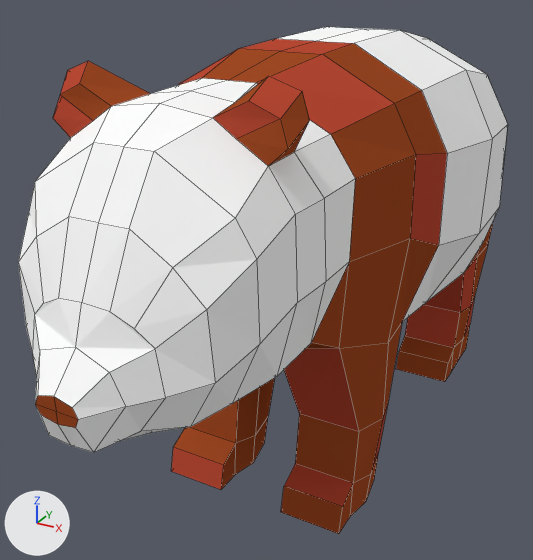
Before and after pictures for a commit that changed the Blender file models/blends/pandas/panda_walk.blend.
One viewpoint serves both versions: a 50 mm lens placed at (7.51, -16.52, 12.64), pointed at (-0.85, -1.32, 5.04). The axes (+X, +Y, +Z) are drawn at lower left. The lights are the same throughout. Mesh edges are drawn as thin lines.

The older version as bpy lines, for what is in view:
```python
me_cube_001 = bpy.data.meshes.new('Cube.001')
me_cube_001.from_pydata(...)  # 320 vertices, 318 faces; spans x -3.6..3.6, y -9.0..9.0, z -5.3..5.5
# faces by material slot: [164, 128, 26]
me_cube_001.materials.append(mat_white)  # white #ffffff
me_cube_001.materials.append(mat_red)  # brown #a04a24
me_cube_001.materials.append(mat_reddish)  # red #b94a34
ob_panda = bpy.data.objects.new('panda', me_cube_001)
ob_panda.location = (0.0, -0.59, 5.4)
```
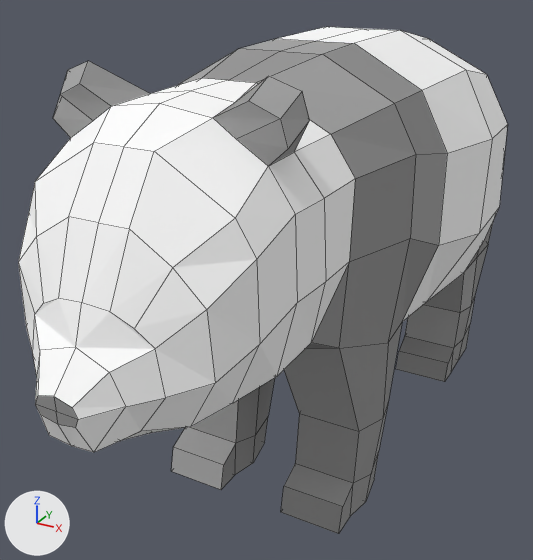
Boxes (x1, y1, x2, y2) around the edits, measured in the pictures (533 x 560 px):
part 1 of me_cube_001, recoloured (brown to grey)
    both: (35, 43, 493, 534)
part 2 of me_cube_001, recoloured (red to grey)
    both: (53, 39, 476, 507)

Diff of the bpy script that builds the scene:
```diff
--- a/models/blends/pandas/panda_walk.blend.py
+++ b/models/blends/pandas/panda_walk.blend.py
@@ mat_black @@
+mat_black = diffuse_material('black')
+mat_black.base_color = (0.319, 0.319, 0.319)  # grey #999999
@@ mat_gray @@
+mat_gray = diffuse_material('gray')
+mat_gray.base_color = (0.384, 0.384, 0.384)  # grey #a7a7a7
@@ me_cube_001 @@
 me_cube_001.from_pydata(...)  # 320 vertices, 318 faces; spans x -3.6..3.6, y -9.0..9.0, z -5.3..5.5
 # used by ob_panda; location = (0.0, -0.59, 5.4)
+# me_cube_001 part 1: all 128 faces that had it switch from mat_red (brown #a04a24) to mat_black (grey #999999)
+# me_cube_001 part 2: all 26 faces that had it switch from mat_reddish (red #b94a34) to mat_gray (grey #a7a7a7)
 me_cube_001.materials.append(mat_white)
```
